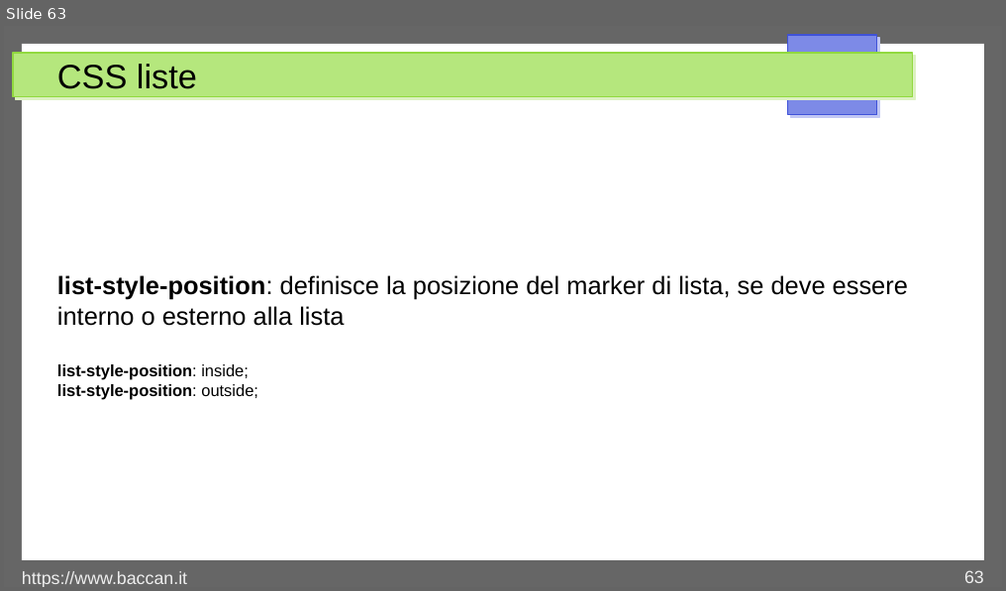
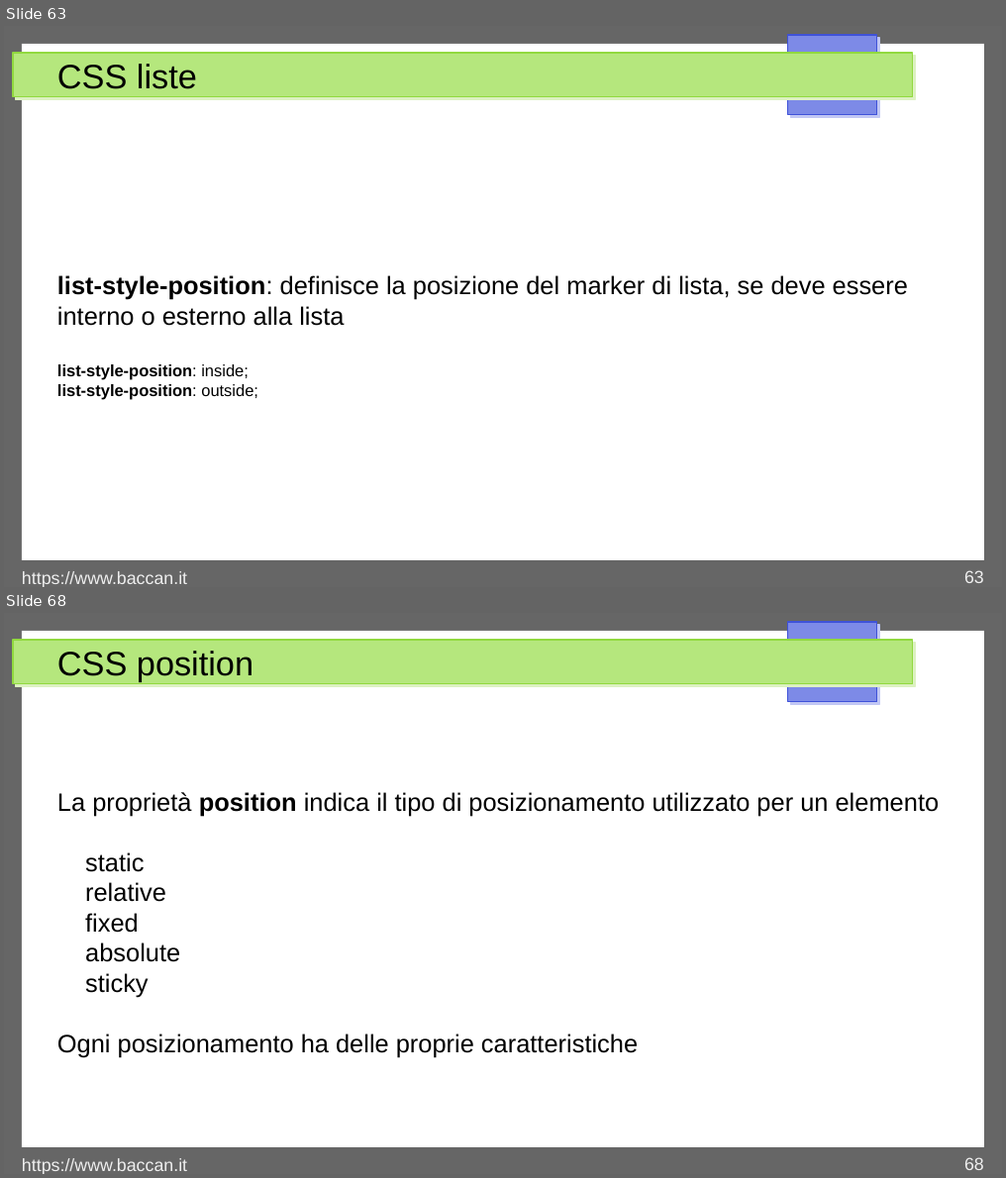
Before and after one commit to matteobaccan/CorsoCSS, a slide deck: Chapter_css.odp. Shown one above the other, each under a label of ours: slide 63 before the commit, slides 63 and 68 after it; the slides between them are not shown. The pictures are 1006x591 and 1006x1178 pixels, drawn with LibreOffice and Linux fonts; fonts in the diff are those of the drawing. Boxes give left, top, right and bottom in pixels: in the first picture for what was removed or moved away, otherwise in the second. Text is boxed around its words. In the diff, an @@ line names an element or a change of style, - is before the commit and + after.

Commit message:
Display e position

```diff
--- a/Chapter_css.odp
+++ b/Chapter_css.odp
@@ slide 68 added at (x1=4, y1=613, x2=1002, y2=1174), background #FFFFFF; not listed: 4 template elements that a slide beside it also shows @@
@@ title added at (x1=57, y1=651, x2=253, y2=681), 27 pt, text #000000 @@
+CSS position
@@ text added at (x1=57, y1=792, x2=940, y2=1058), 20 pt, text #000000 @@
+La proprietà position indica il tipo di posizionamento utilizzato per un elemento
+static
+relative
+fixed
+absolute
+sticky
+Ogni posizionamento ha delle proprie caratteristiche
@@ text added at (x1=22, y1=1158, x2=187, y2=1174), 14 pt, text #EEEEEE @@
+https://www.baccan.it
@@ page number added at (x1=964, y1=1157, x2=984, y2=1170), 14 pt, text #EEEEEE @@
+68
```
Also in this commit, not shown: 1 slide changed, 9 other slides added, 4 other files.
